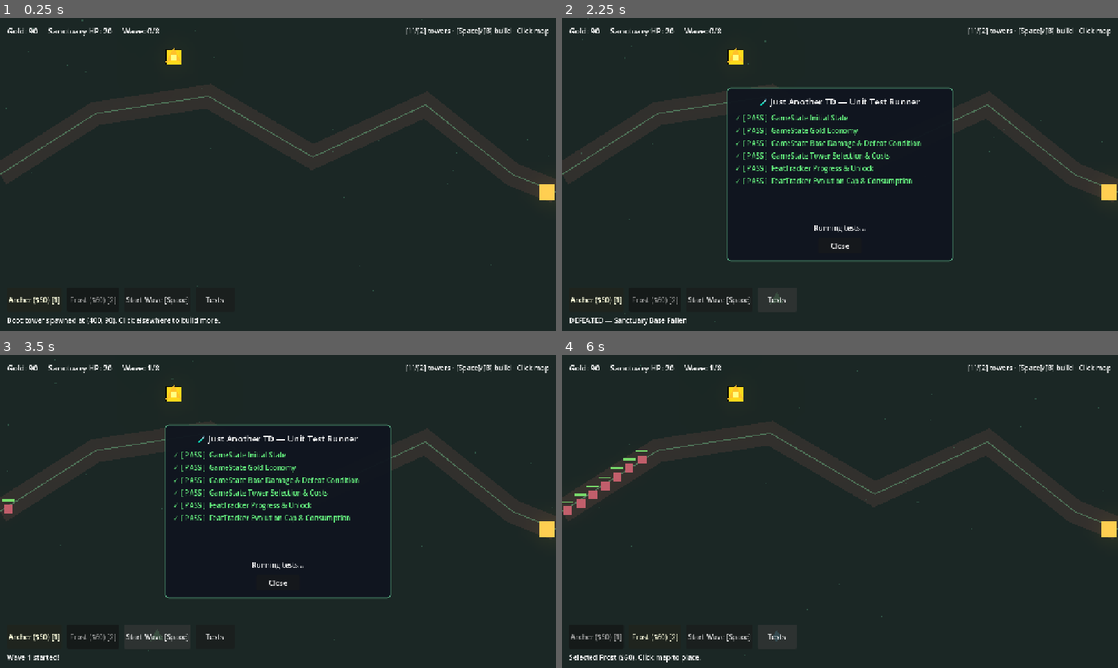
Above: before the commit, frames 1-4 (two rows, left to right).
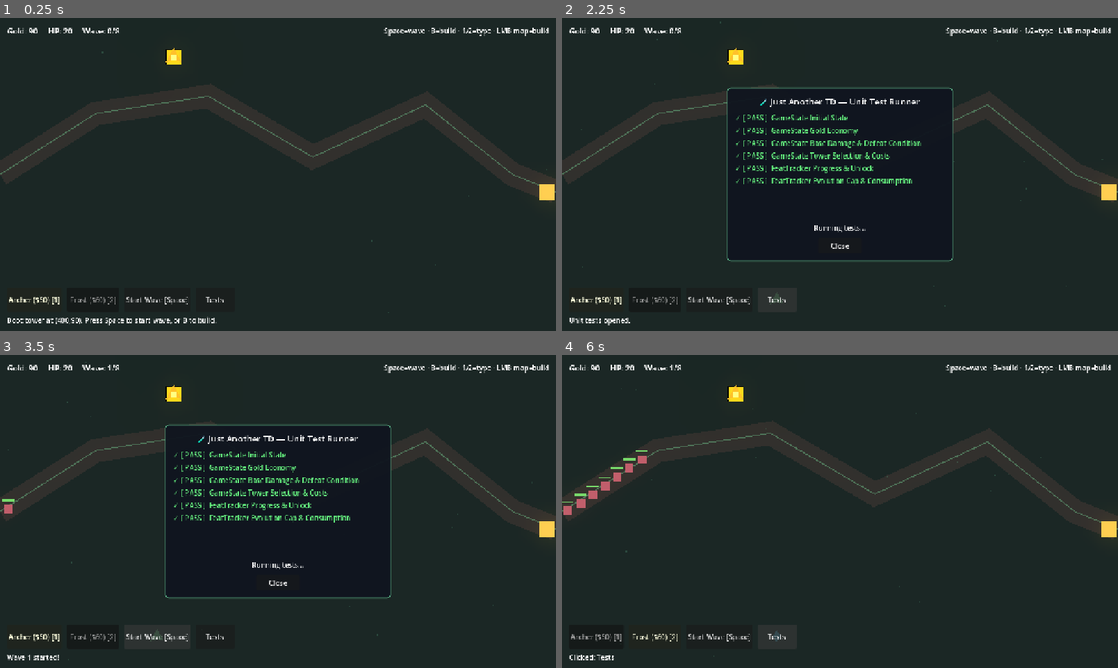
Above: after the commit, the same moments.

Repository: bkorel/just_another_td
Game: Godot game, scene res://scenes/main.tscn
Same seed, same stepped clock (60 frames per second), same inputs: the game is played once before the commit and once after it.
Inputs:
- Up to frame 1 (0.25 s): no input
- Up to frame 2 (2.25 s): click "Archer ($50) [1]" at 0.5 s; click "Frost ($60) [2]" at 1.25 s; click "Tests" at 2 s
- Up to frame 3 (3.5 s): click "Start Wave [Space]" at 2.75 s
- Up to frame 4 (6 s): click "Start Wave [Space]" at 3.5 s; click "Archer ($50) [1]" at 4.25 s; click "Frost ($60) [2]" at 5 s; click "Tests" at 5.75 s

The runs differ from the first frame. In frame 1, 1.0% of the frame differs, in the area x 1-99%, y 0-99%; in frame 2, 0.9%; in frame 3, 0.6%; in frame 4, 0.9%.
Error in both runs: Out of bounds get index '0' (on base: 'Array[EvolutionDef]') (res://tests/test_tower_evolution.gd:25)

Commit message:
Fix broken mouse: stop polling clicks, use unhandled_input only, harden HUD buttons.

Diff:
--- a/scripts/levels/level.gd
+++ b/scripts/levels/level.gd
@@ -1,6 +1,11 @@
 extends Node2D
 
 ## Level controller: placement, selection, waves, HUD wiring.
+##
+## Input rules (Godot-correct):
+## - UI buttons receive left-clicks first through the GUI system.
+## - Map placement uses ONLY `_unhandled_input`, which runs when GUI did not
+##   consume the click. Never poll mouse buttons in `_process`.
 
 const ArcherTowerScene := preload("res://scenes/towers/tower.tscn")
 const FrostTowerScene := preload("res://scenes/towers/frost_tower.tscn")
@@ -15,14 +20,13 @@
 @onready var camera: Camera2D = $MainCamera
 
 var _placing: bool = true
-var _mouse_was_down: bool = false
 var _hide_ghost_until_ms: int = 0
 
 
 func _ready() -> void:
+	process_mode = Node.PROCESS_MODE_ALWAYS
 	if camera:
 		camera.make_current()
-	# Ghost must NEVER draw above towers — that was hiding placed towers.
 	placement_ghost.z_index = 1
 	wave_manager.enemy_path = path
 	hud.bind_level(self)
@@ -31,19 +35,17 @@
 	GameState.placement_type_changed.connect(_on_placement_type_changed)
 	_update_ghost()
 	_spawn_ambient_particles()
-	# Place one demo tower immediately so it's obvious the scene works.
 	call_deferred("_spawn_boot_tower")
-	hud.show_status("Click green spots to build. Boot tower should already be visible.")
+	hud.show_status("Space=wave, B=build at cursor, LMB on map=build/select")
 
 
 func _spawn_boot_tower() -> void:
-	# Hardcoded safe spot above the road — proves towers render.
 	var boot_pos := Vector2(400, 90)
 	if can_place_at(boot_pos) and GameState.gold >= GameState.ARCHER_COST:
 		GameState.set_placement_type(&"archer")
 		try_place_tower(boot_pos)
 		_deselect()
-		hud.show_status("Boot tower spawned at (400, 90). Click elsewhere to build more.")
+		hud.show_status("Boot tower at (400,90). Press Space to start wave, or B to build.")
 
 
 func _process(_delta: float) -> void:
@@ -61,69 +63,46 @@
 	else:
 		placement_ghost.visible = false
 
-	var mouse_down := Input.is_mouse_button_pressed(MOUSE_BUTTON_LEFT)
-	if mouse_down and not _mouse_was_down:
-		_on_primary_click()
-	_mouse_was_down = mouse_down
-
 
 func _unhandled_input(event: InputEvent) -> void:
-	if GameState.phase == GameState.Phase.EVOLUTION_PICK or GameState.phase == GameState.Phase.WON or GameState.phase == GameState.Phase.LOST:
-		return
-
+	if GameState.phase == GameState.Phase.WON or GameState.phase == GameState.Phase.LOST:
+		return
+
+	# Keyboard always available (except during evolution pick for build keys).
 	if event is InputEventKey and event.pressed and not event.echo:
 		match event.keycode:
 			KEY_SPACE:
-				if hud.has_method("request_start_wave"):
-					hud.request_start_wave()
-				else:
-					wave_manager.start_next_wave()
-				get_viewport().set_input_as_handled()
+				hud.request_start_wave()
+				get_viewport().set_input_as_handled()
+				return
 			KEY_ESCAPE:
-				_deselect()
-				get_viewport().set_input_as_handled()
+				if GameState.phase != GameState.Phase.EVOLUTION_PICK:
+					_deselect()
+				get_viewport().set_input_as_handled()
+				return
 			KEY_1:
 				GameState.set_placement_type(&"archer")
-				get_viewport().set_input_as_handled()
+				hud.show_status("Selected Archer. Press B or click map.")
+				get_viewport().set_input_as_handled()
+				return
 			KEY_2:
 				GameState.set_placement_type(&"frost")
-				get_viewport().set_input_as_handled()
+				hud.show_status("Selected Frost. Press B or click map.")
+				get_viewport().set_input_as_handled()
+				return
 			KEY_B:
-				try_place_tower(get_global_mouse_position())
-				get_viewport().set_input_as_handled()
-
-
-func _on_primary_click() -> void:
-	# If the cursor is over any real UI control (buttons/panels), let the GUI handle it.
-	var hovered := get_viewport().gui_get_hovered_control()
-	if hovered != null and _is_interactive_control(hovered):
-		return
-	handle_map_click(get_global_mouse_position())
-
-
-func _is_interactive_control(ctrl: Control) -> bool:
-	# Ignore labels/containers that pass mouse through; react only to clickable UI.
-	if ctrl is BaseButton:
-		return true
-	if ctrl == null:
-		return false
-	# Walk up: if any ancestor is a button or visible modal/panel that stops mouse.
-	var node: Node = ctrl
-	while node != null:
-		if node is BaseButton:
-			return true
-		if node is PanelContainer and (node as Control).visible and (node as Control).mouse_filter == Control.MOUSE_FILTER_STOP:
-			return true
-		node = node.get_parent()
-	return false
-
-
-func _is_over_interactive_ui(screen_pos: Vector2) -> bool:
-	# Kept for compatibility; prefer gui_get_hovered_control path.
-	var hovered := get_viewport().gui_get_hovered_control()
-	if hovered != null:
-		return _is_interactive_control(hovered)
-	return false
+				if GameState.phase != GameState.Phase.EVOLUTION_PICK:
+					try_place_tower(get_global_mouse_position())
+				get_viewport().set_input_as_handled()
+				return
+
+	if GameState.phase == GameState.Phase.EVOLUTION_PICK:
+		return
+
+	# Map LMB only if UI did not handle the click.
+	if event is InputEventMouseButton and event.pressed and event.button_index == MOUSE_BUTTON_LEFT:
+		handle_map_click(get_global_mouse_position())
+		get_viewport().set_input_as_handled()
 
 
 func handle_map_click(world_pos: Vector2) -> void:
@@ -148,7 +127,7 @@
 		return false
 
 	if not can_place_at(pos):
-		hud.show_status("Invalid spot — stay off the road and away from other towers.")
+		hud.show_status("Invalid spot (%.0f, %.0f) — move off the road." % [pos.x, pos.y])
 		return false
 
 	var scene: PackedScene = FrostTowerScene if GameState.selected_placement_type == &"frost" else ArcherTowerScene
@@ -167,13 +146,12 @@
 	if tower.has_signal("clicked"):
 		tower.clicked.connect(_select_tower)
 
-	# Hide ghost briefly so it can't cover the new tower.
 	placement_ghost.visible = false
 	_hide_ghost_until_ms = Time.get_ticks_msec() + 400
 
 	var tower_name: String = str(tower.get("display_name")) if "display_name" in tower else "Tower"
 	var count := get_tree().get_nodes_in_group("towers").size()
-	hud.show_status("Built %s! Towers on map: %d. Gold left: %d" % [tower_name, count, GameState.gold])
+	hud.show_status("Built %s! Towers: %d. Gold: %d" % [tower_name, count, GameState.gold])
 	_select_tower(tower)
 	return true
 
@@ -251,15 +229,15 @@
 
 func _spawn_ambient_particles() -> void:
 	var particles := CPUParticles2D.new()
-	particles.amount = 32
+	particles.amount = 24
 	particles.lifetime = 6.0
-	particles.preprocess = 6.0
+	particles.preprocess = 3.0
 	particles.emission_shape = CPUParticles2D.EMISSION_SHAPE_RECTANGLE
 	particles.emission_rect_extents = Vector2(640, 360)
 	particles.position = Vector2(640, 360)
 	particles.gravity = Vector2(-5, -8)
 	particles.scale_amount_min = 1.5
 	particles.scale_amount_max = 3.5
-	particles.color = Color(0.4, 0.8, 0.6, 0.25)
+	particles.color = Color(0.4, 0.8, 0.6, 0.2)
 	particles.z_index = -1
 	add_child(particles)
--- a/scripts/ui/hud.gd
+++ b/scripts/ui/hud.gd
@@ -31,19 +31,17 @@
 
 
 func _ready() -> void:
+	process_mode = Node.PROCESS_MODE_ALWAYS
 	tower_panel.visible = false
 	evolution_modal.visible = false
 	banner.visible = false
 
-	# Ensure buttons receive clicks.
-	for btn in [archer_btn, frost_btn, next_wave_btn, test_btn]:
-		btn.mouse_filter = Control.MOUSE_FILTER_STOP
-		btn.mouse_default_cursor_shape = Control.CURSOR_POINTING_HAND
-
-	archer_btn.pressed.connect(_on_archer_pressed)
-	frost_btn.pressed.connect(_on_frost_pressed)
-	next_wave_btn.pressed.connect(_on_next_wave_pressed)
-	test_btn.pressed.connect(_on_test_pressed)
+	_make_ui_click_safe($Root)
+
+	_wire_button(archer_btn, _on_archer_pressed)
+	_wire_button(frost_btn, _on_frost_pressed)
+	_wire_button(next_wave_btn, _on_next_wave_pressed)
+	_wire_button(test_btn, _on_test_pressed)
 
 	GameState.gold_changed.connect(_on_gold)
 	GameState.lives_changed.connect(_on_lives)
@@ -52,15 +50,34 @@
 	GameState.feat_completed.connect(_on_feat_completed)
 	GameState.placement_type_changed.connect(_on_placement_type_changed)
 
-	GameState.run_won.connect(func(): status_label.text = "YOU WIN — Garden Sanctuary Saved!")
-	GameState.run_lost.connect(func(): status_label.text = "DEFEATED — Sanctuary Base Fallen")
+	GameState.run_won.connect(func(): status_label.text = "YOU WIN")
+	GameState.run_lost.connect(func(): status_label.text = "DEFEATED")
 
 	_on_gold(GameState.gold)
 	_on_lives(GameState.lives)
 	_on_wave(GameState.wave_index)
 	_on_placement_type_changed(GameState.selected_placement_type)
 
-	hint_label.text = "[1]/[2] towers · [Space]/[B] build · Click map"
+	hint_label.text = "Space=wave · B=build · 1/2=type · LMB map=build"
+
+
+func _make_ui_click_safe(node: Node) -> void:
+	# Everything ignores mouse by default; buttons re-enabled in _wire_button.
+	if node is Control:
+		var c := node as Control
+		if not (node is BaseButton):
+			c.mouse_filter = Control.MOUSE_FILTER_IGNORE
+	for child in node.get_children():
+		_make_ui_click_safe(child)
+
+
+func _wire_button(btn: BaseButton, callable: Callable) -> void:
+	btn.mouse_filter = Control.MOUSE_FILTER_STOP
+	btn.focus_mode = Control.FOCUS_ALL
+	btn.mouse_default_cursor_shape = Control.CURSOR_POINTING_HAND
+	# button_down proves the click reached the control even if pressed is flaky.
+	btn.button_down.connect(func(): show_status("Clicked: %s" % btn.text))
+	btn.pressed.connect(callable)
 
 
 func bind_level(level: Node) -> void:
@@ -78,19 +95,21 @@
 
 func _on_archer_pressed() -> void:
 	GameState.set_placement_type(&"archer")
-	show_status("Selected Archer ($50). Click map to place.")
+	show_status("Selected Archer ($50). B or click map to place.")
 
 
 func _on_frost_pressed() -> void:
 	GameState.set_placement_type(&"frost")
-	show_status("Selected Frost ($60). Click map to place.")
+	show_status("Selected Frost ($60). B or click map to place.")
 
 
 func show_tower(tower: Node) -> void:
 	if tower == null:
 		tower_panel.visible = false
+		tower_panel.mouse_filter = Control.MOUSE_FILTER_IGNORE
 		return
 	tower_panel.visible = true
+	tower_panel.mouse_filter = Control.MOUSE_FILTER_STOP
 	tower_title.text = tower.get("display_name") if "display_name" in tower else "Tower"
 	_refresh_feats(tower)
 
@@ -101,6 +120,7 @@
 	_evo_tower = tower
 	GameState.phase = GameState.Phase.EVOLUTION_PICK
 	evolution_modal.visible = true
+	evolution_modal.mouse_filter = Control.MOUSE_FILTER_STOP
 	for child in evo_buttons.get_children():
 		child.queue_free()
 
@@ -109,8 +129,7 @@
 		var btn := Button.new()
 		btn.text = "%s — %s" % [evo.title, evo.description]
 		btn.custom_minimum_size = Vector2(0, 42)
-		btn.mouse_filter = Control.MOUSE_FILTER_STOP
-		btn.pressed.connect(_on_pick_evolution.bind(evo))
+		_wire_button(btn, _on_pick_evolution.bind(evo))
 		evo_buttons.add_child(btn)
 
 
@@ -121,30 +140,29 @@
 		return
 	var test_ui = TestRunnerScene.instantiate()
 	$Root.add_child(test_ui)
+	show_status("Unit tests opened.")
 
 
 func _on_next_wave_pressed() -> void:
+	show_status("Start Wave pressed...")
 	if _level == null:
-		show_status("ERROR: level not bound to HUD.")
+		show_status("ERROR: level not bound.")
 		return
 	if not _level.has_node("WaveManager"):
 		show_status("ERROR: WaveManager missing.")
 		return
 
 	var wm: Node = _level.get_node("WaveManager")
-	if not wm.can_start_wave():
-		show_status("Cannot start wave (phase=%s, wave=%d)." % [str(GameState.phase), GameState.wave_index])
-		# If stuck in a weird phase, force back to BUILD between waves.
+	if wm.has_method("can_start_wave") and not wm.can_start_wave():
+		# Try recover stuck phase.
 		if GameState.phase != GameState.Phase.WAVE and GameState.phase != GameState.Phase.WON and GameState.phase != GameState.Phase.LOST:
 			GameState.phase = GameState.Phase.BUILD
-			if wm.can_start_wave():
-				wm.start_next_wave()
-				show_status("Wave %d started!" % GameState.wave_index)
-		return
+		if not wm.can_start_wave():
+			show_status("Cannot start wave now (phase=%s wave=%d)." % [str(GameState.phase), GameState.wave_index])
+			return
 
 	if GameState.phase == GameState.Phase.BUILD and GameState.wave_index > 0:
 		GameState.add_gold(15)
-		show_status("Early Wave Call! +15 Gold. Wave starting...")
 	wm.start_next_wave()
 	show_status("Wave %d started!" % GameState.wave_index)
 
@@ -154,6 +172,7 @@
 		_evo_tower.apply_evolution(evo)
 		show_banner("EVOLUTION: %s!" % evo.title)
 	evolution_modal.visible = false
+	evolution_modal.mouse_filter = Control.MOUSE_FILTER_IGNORE
 	_evo_tower = null
 
 	if GameState.phase == GameState.Phase.EVOLUTION_PICK:
@@ -181,6 +200,7 @@
 	var snapshot: Array = tower.get_feat_snapshot()
 	for item in snapshot:
 		var row := Label.new()
+		row.mouse_filter = Control.MOUSE_FILTER_IGNORE
 		var cur := int(item["current"])
 		var tgt := int(item["target"])
 		var mark := "OK" if item["done"] else "%d/%d" % [cur, tgt]
@@ -208,7 +228,7 @@
 
 
 func _on_lives(amount: int) -> void:
-	lives_label.text = "Sanctuary HP: %d" % amount
+	lives_label.text = "HP: %d" % amount
 
 
 func _on_wave(index: int) -> void:
@@ -220,8 +240,7 @@
 
 
 func _on_feat_completed(tower: Node, feat_id: StringName) -> void:
-	var title: String = str(feat_id)
-	status_label.text = "FEAT COMPLETED: %s!" % title
-	show_banner("FEAT UNLOCKED: %s!" % title)
+	show_status("FEAT: %s" % str(feat_id))
+	show_banner("FEAT: %s" % str(feat_id))
 	if tower == GameState.selected_tower:
 		_refresh_feats(tower)
